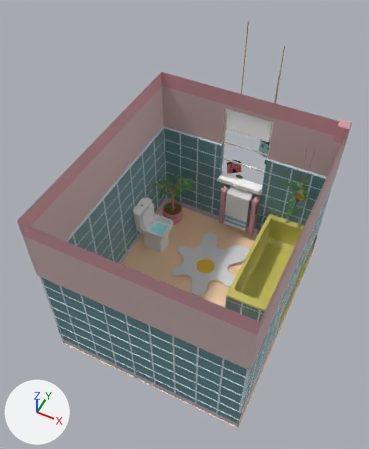
One commit to the glTF model public/models/Scene.glb: the scene before it, then after it.
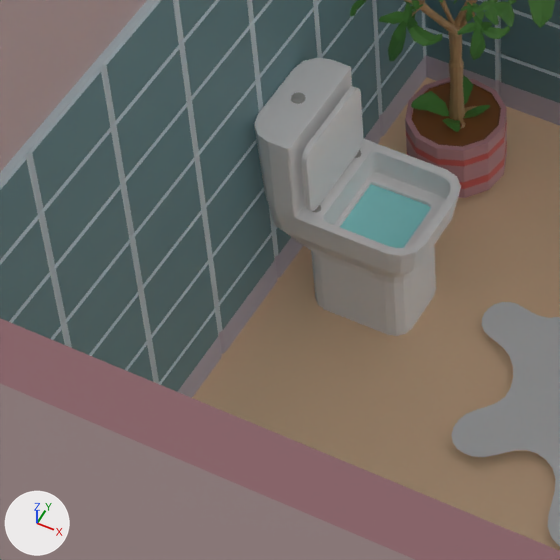
There are two pictures of each version: one whole from a camera (50 mm lens) standing at (26.5, -83.1, 90.6) and looking at (-5.4, -19.4, 11.0), one close up on the part from 23% to 52% of the width and 41% to 66% of the height. Lighting does not change. The marker at lower left points along +X, +Y and +Z. Where no turn or scale is listed for an object, it has been applied to the vertices. Vertices at the same position are counted once.

Names of what the first close-up shows: 'Floor', 'Floor_Plant', 'Rug', 'Toilet', 'Wall_Front', 'Wall_Left', 'Wall_Window'.
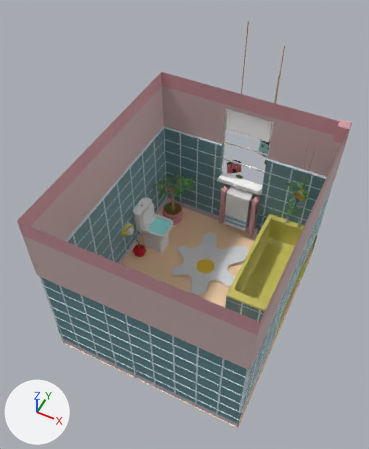
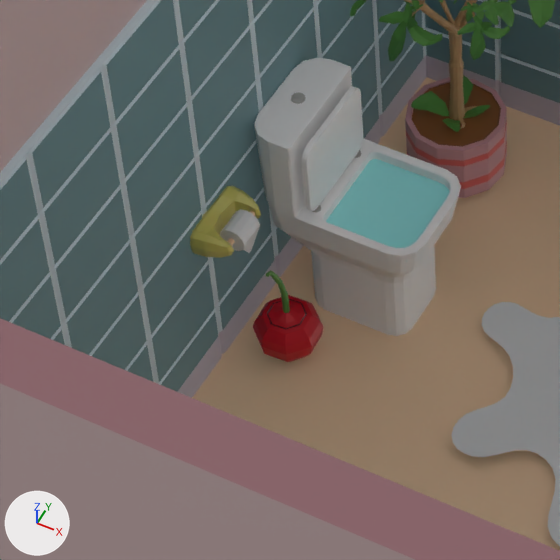
Diff of the bpy script that builds the scene:
```diff
--- a/public/models/Scene.glb.py
+++ b/public/models/Scene.glb.py
@@ mat_cherry_red @@
+mat_cherry_red = principled_material('Cherry_Red')
+mat_cherry_red.base_color = (0.604, 0.0, 0.0123)  # red #cc001d
@@ me_cube_005 @@
 me_cube_005.from_pydata(...)  # 1475 vertices, 2924 faces; spans x -5.13..3.49, y -2.96..2.96, z -0.2..12.19
 # used by ob_toilet; location = (-16.4, -12.25, -8.98)
-me_cube_005.vertices[1471].co = (2.02, 1.95, 5.54)
-me_cube_005.vertices[1472].co = (-1.65, 1.85, 5.54)
-me_cube_005.vertices[1473].co = (2.02, -1.95, 5.54)
-me_cube_005.vertices[1474].co = (-1.67, -1.91, 5.54)
+# me_cube_005 part 1
+me_cube_005.vertices[1471].co = (2.99, 2.54, 6.73)
+me_cube_005.vertices[1472].co = (-2.79, 2.56, 6.73)
+me_cube_005.vertices[1473].co = (2.97, -2.57, 6.73)  # pixel (406, 261)
+me_cube_005.vertices[1474].co = (-2.82, -2.52, 6.73)
 me_cube_005.materials.append(mat_windowframe)
@@ me_cylinder_007 @@
+me_cylinder_007.from_pydata(...)  # 168 vertices, 326 faces; spans x -1.96..0.66, y -1.89..1.88, z -1.26..0.81
+# faces by material slot: [98, 52, 176]
+me_cylinder_007.materials.append(mat_cloud)  # white #e7e7e7
+me_cylinder_007.materials.append(mat_floor_floor)  # beige #ffd8b1
+me_cylinder_007.materials.append(mat_porcelein_001)  # yellow #d5cc62
@@ me_sphere @@
+me_sphere.from_pydata(...)  # 138 vertices, 272 faces; spans x -1.62..1.62, y -1.62..1.62, z -1.71..5.0
+# faces by material slot: [136, 88, 48]
+me_sphere.materials.append(mat_cherry_red)  # red #cc001d
+me_sphere.materials.append(mat_leaf)  # green #5a9644
+me_sphere.materials.append(mat_house_door)  # black #2d262a
@@ ob_toilet_roll @@
+ob_toilet_roll = bpy.data.objects.new('Toilet_Roll', me_cylinder_007)
+ob_toilet_roll.location = (-20.01, -18.47, 0.37)
@@ ob_toilet_brush @@
+ob_toilet_brush = bpy.data.objects.new('Toilet_Brush', me_sphere)
+ob_toilet_brush.location = (-18.81, -17.2, -7.46)
```

What differs and where, as boxes (x1, y1, x2, y2) in the close-ups (560 x 560 px; the box of a moved part takes in the faces that stretch with it):
'Toilet_Brush', added (red): after (253, 270, 323, 362)
    faces in mat_cherry_red (red #cc001d): (253, 295, 323, 362)
    faces in mat_leaf (green #5a9644): (266, 270, 290, 313)
'Toilet_Roll', added: after (190, 186, 261, 258)
    faces in mat_porcelein_001 (yellow #d5cc62): (190, 186, 261, 258)
    faces in mat_cloud (white #e7e7e7): (220, 209, 260, 253)
part 1 of me_cube_005, moved or reshaped: before (340, 184, 431, 248); after (326, 159, 450, 248)
